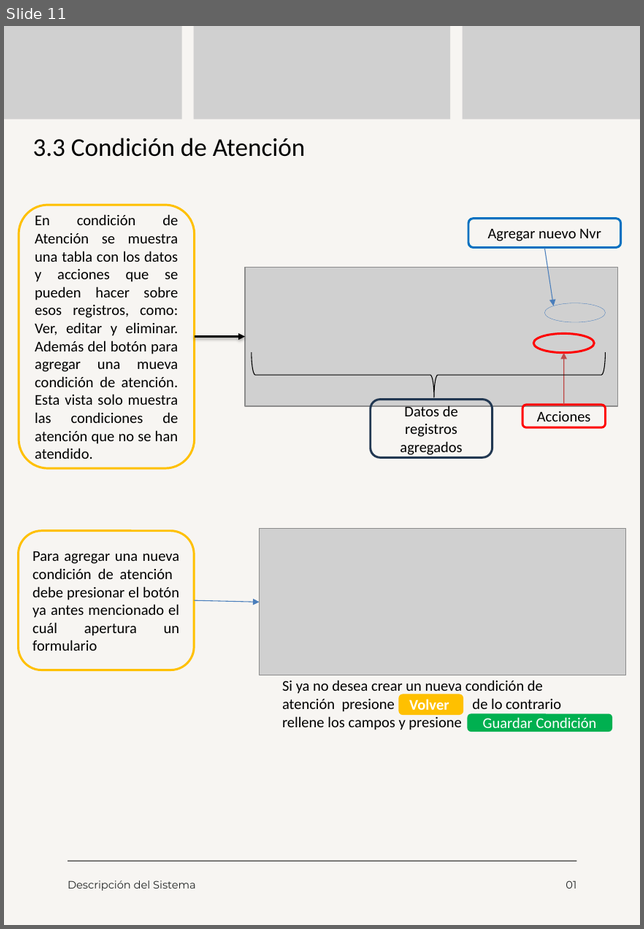
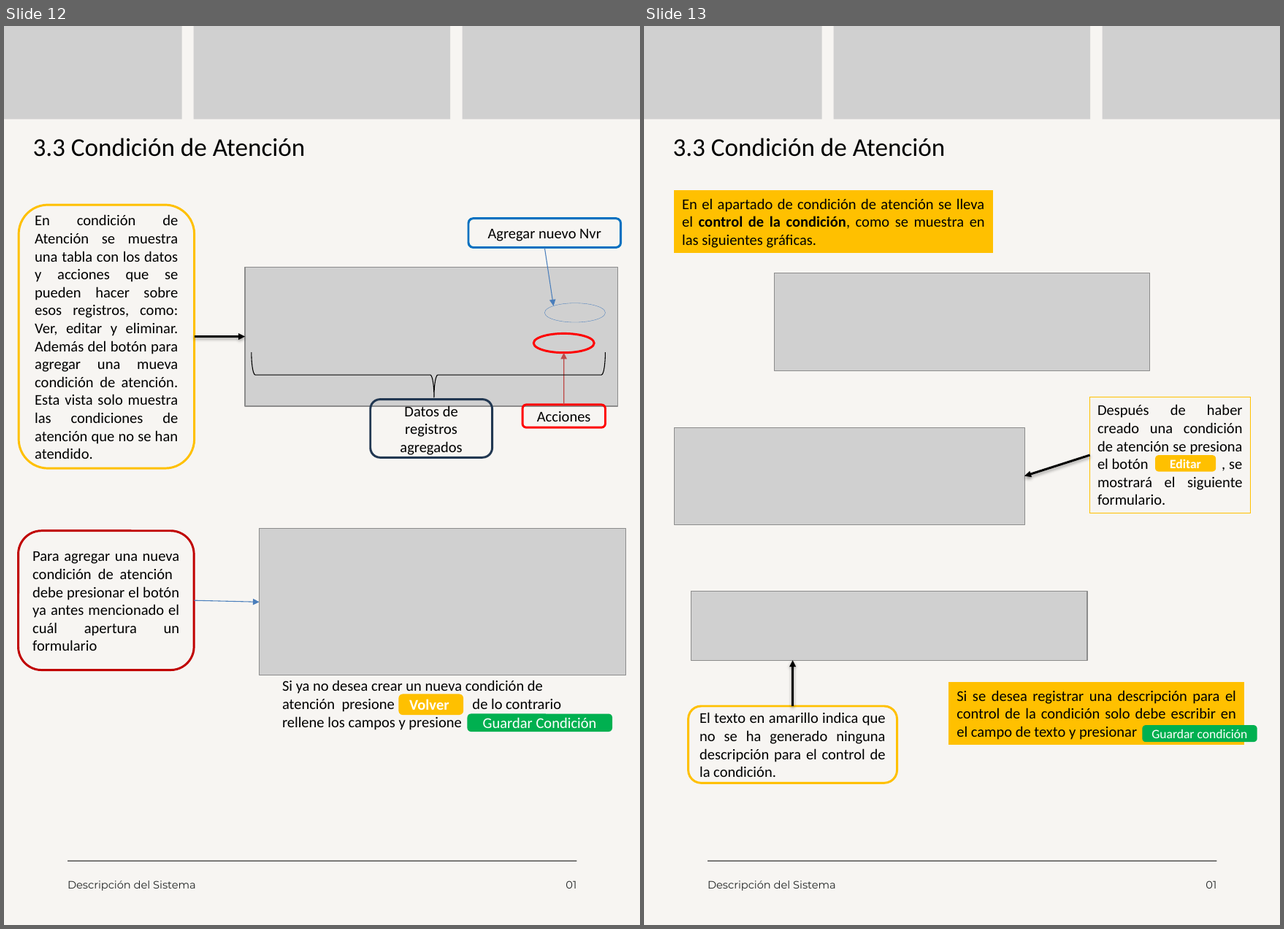
Before and after one commit to moreno-manuel/Pasantia-CVG-FMO, a slide deck: public/files/Documento A4 manual guía de estilos manual identidad visual minimalista rojo.pptx. Shown side by side, each under a label of ours: slide 11 before the commit, slides 12 and 13 after it. The pictures are 644x929 and 1284x929 pixels, drawn with LibreOffice and Linux fonts; fonts in the diff are those of the drawing; grey boxes stand for pictures. Boxes give left, top, right and bottom in pixels: in the first picture for what was removed or moved away, otherwise in the second. Text is boxed around its words. In the diff, an @@ line names an element or a change of style, - is before the commit and + after.

Commit message:
mejoras en condición de atencion y el manual

```diff
--- a/public/files/Documento A4 manual guía de estilos manual identidad visual minimalista rojo.pptx
+++ b/public/files/Documento A4 manual guía de estilos manual identidad visual minimalista rojo.pptx
@@ slide 13 added at [644,26,1280,925], background #F7F5F2 @@
@@ picture added at [644,26,822,119] @@
@@ picture added at [833,26,1091,119] @@
@@ picture added at [1102,26,1280,119] @@
@@ text added at [673,138,945,157], 24 pt, text #000000 @@
+3.3 Condición de Atención
@@ rectangle added at [675,191,993,253], fill #FFC000, outline #FFC000 0.75 pt, 14 pt, text #000000 @@
+En el apartado de condición de atención se lleva el control de la condición, como se muestra en las siguientes gráficas.
@@ picture added at [774,273,1150,371] @@
@@ rectangle added at [1090,397,1250,513], outline #FFC000 0.75 pt, 14 pt, text #000000 @@
+Después de haber creado una condición de atención se presiona el botón , se mostrará el siguiente formulario.
@@ picture added at [675,428,1025,525] @@
@@ arrow added from (1090, 455) to (1025, 476), #000000 2 pt @@
@@ rounded rectangle added at [1156,457,1215,472], fill #FFC000, outline #FFC000 2 pt, 12 pt, text #FFFFFF, bold @@
+Editar
@@ picture added at [691,592,1087,661] @@
@@ arrow added from (793, 707) to (793, 661), #000000 2 pt @@
@@ rectangle added at [950,684,1244,746], fill #FFC000, outline #FFC000 0.75 pt, 14 pt, text #000000 @@
+Si se desea registrar una descripción para el control de la condición solo debe escribir en el campo de texto y presionar
@@ rounded rectangle added at [689,707,897,784], outline #FFC000 2 pt, 14 pt, text #000000 @@
+El texto en amarillo indica que no se ha generado ninguna descripción para el control de la condición.
@@ rounded rectangle added at [1143,728,1256,742], fill #00B050, outline #00B050 2 pt, 12 pt, text #FFFFFF @@
+Guardar condición
@@ line added from (708, 862) to (1217, 862), #000000 0.75 pt @@
@@ text added at [708,881,836,891], 10 pt, text #222525 @@
+Descripción del Sistema
@@ text added at [1205,881,1216,889], 10 pt, text #222525 @@
+01
@@ what was slide 11 is now slide 12 @@
@@ slide 12 changed as well @@
@@ rounded rectangle "Para agregar una nueva condición ..." at [19,532,194,671]: outline #FFC000 2 pt to #C00000 2 pt @@
```
Also in this commit, not shown: 10 other slides changed, 3 other slides added, 7 other files.
